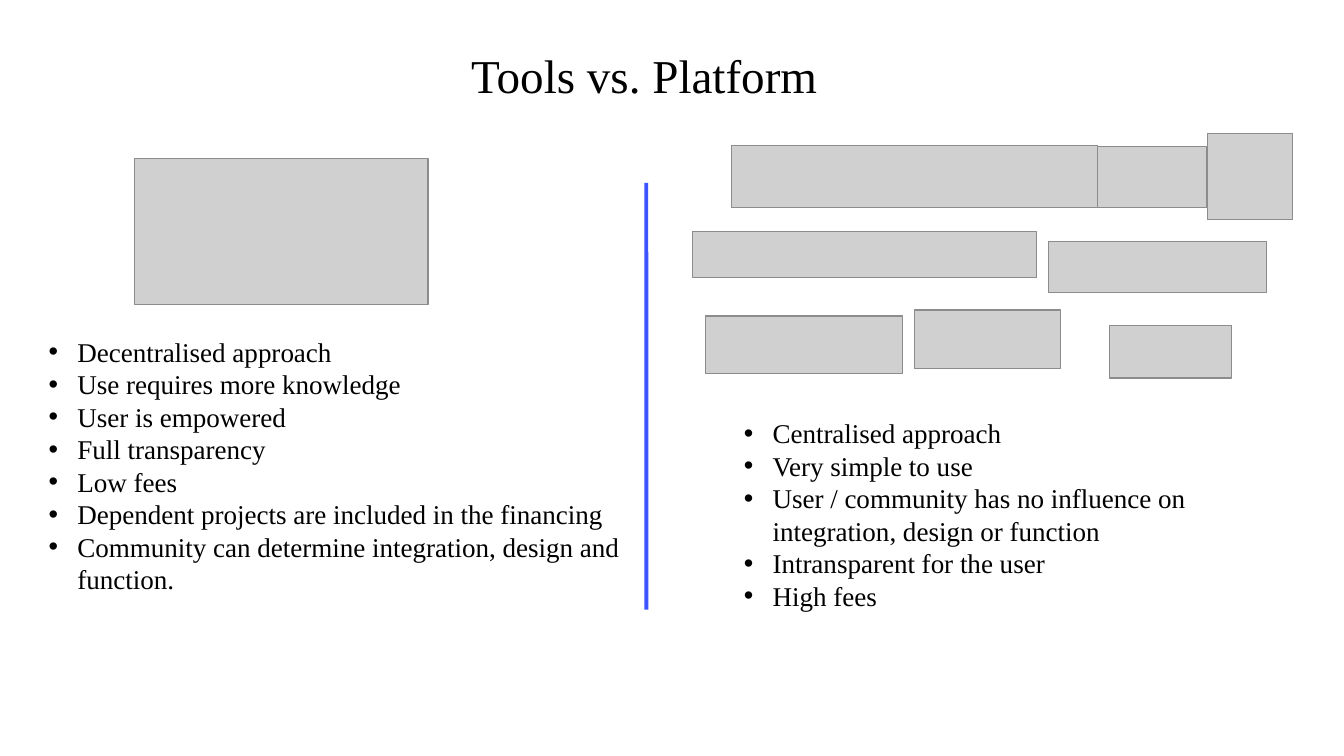
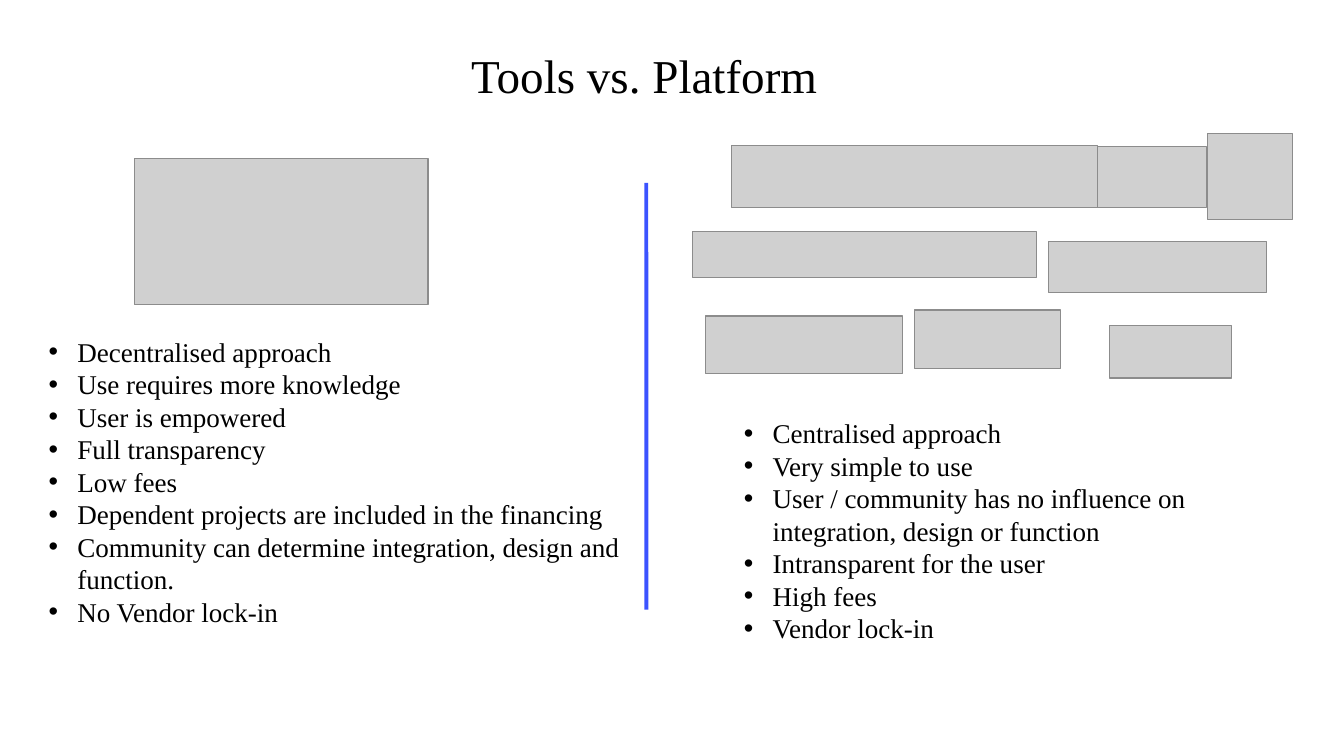
Before and after one commit to protontypes/documents, a slide deck: slide 4 of slides/protontypes_LibreSelery.odp. Drawn at 1344x756 pixels with LibreOffice and Linux fonts; fonts in the diff are those of the drawing; grey boxes stand for pictures; background and template pictures are left out. Boxes give left, top, right and bottom in pixels: in the first picture for what was removed or moved away, otherwise in the second. Text is boxed around its words. In the diff, an @@ line names an element or a change of style, - is before the commit and + after.

Commit message:
added vendor lockin problem to LibreSelery slides

```diff
--- a/slides/protontypes_LibreSelery.odp
+++ b/slides/protontypes_LibreSelery.odp
@@ text at (77, 603, 277, 623): paragraph added @@
+• No Vendor lock-in
@@ text at (773, 619, 934, 639): paragraph added @@
+• Vendor lock-in
```
Also in this commit, not shown: 1 other slide changed, 1 other file.
